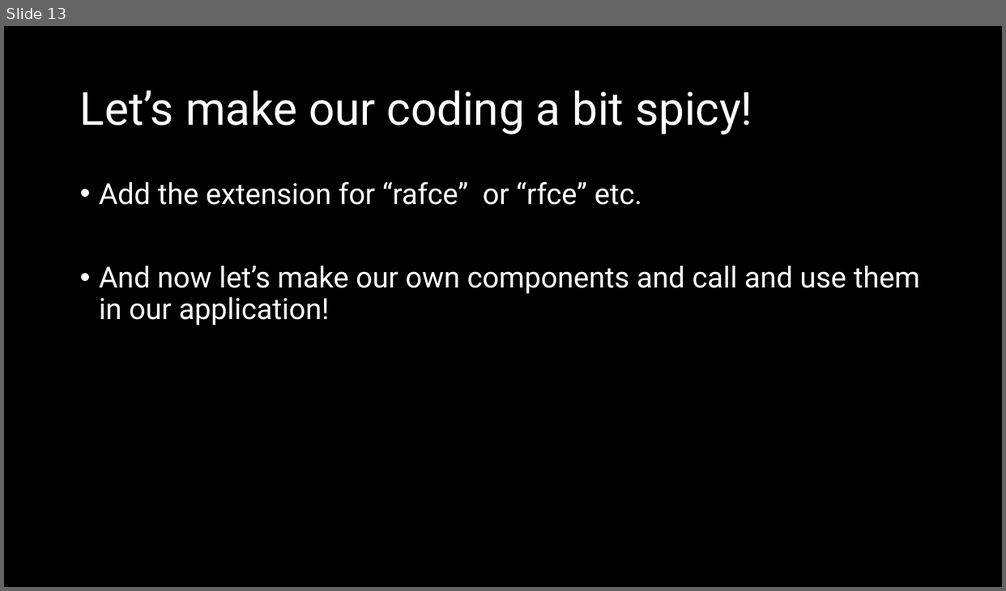
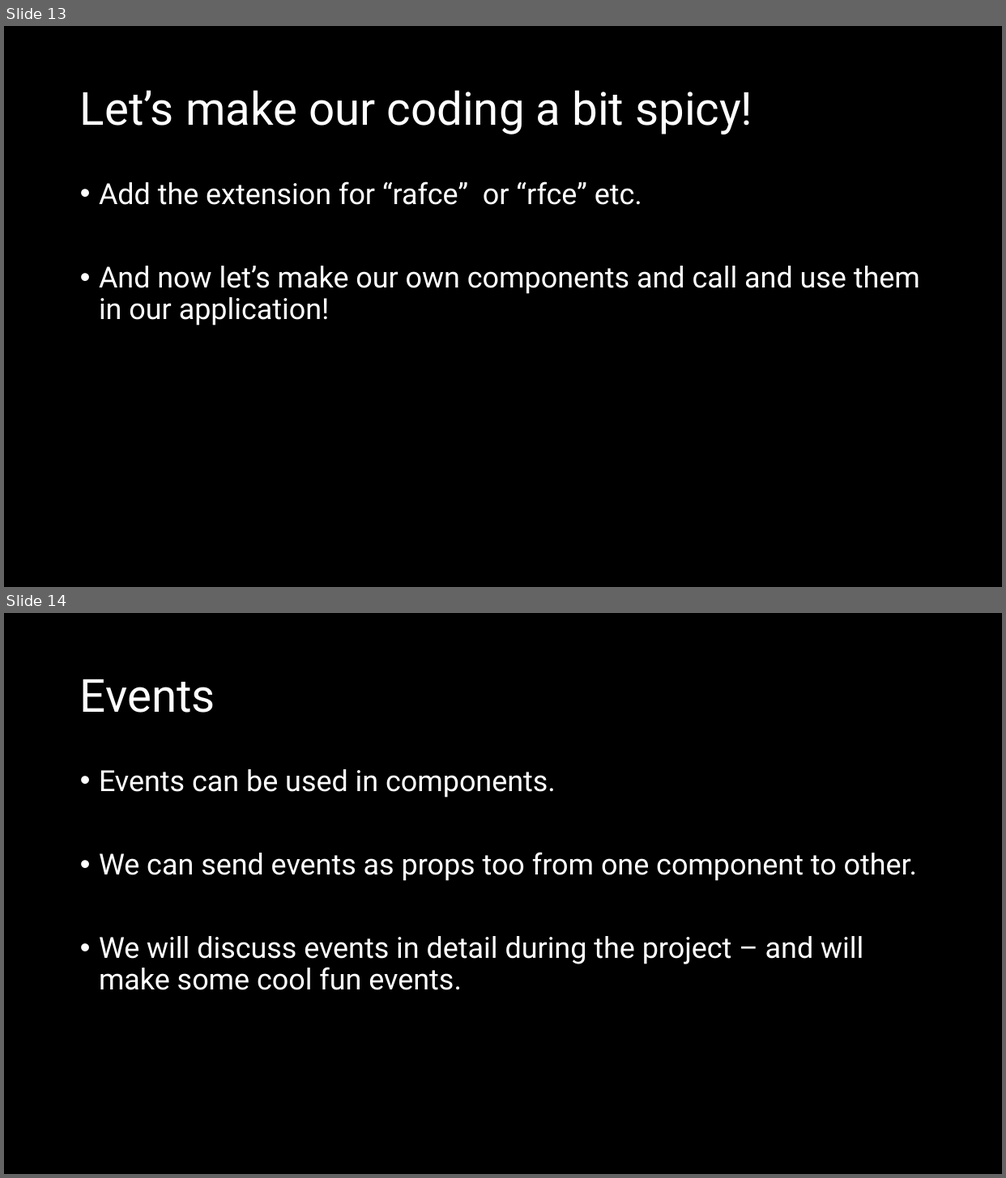
Before and after one commit to natiquekeyin/fall2024, a slide deck: JavaScript/Week10/Week10.pptx. Shown one above the other, each under a label of ours: slide 13 before the commit, slides 13 and 14 after it. The pictures are 1006x591 and 1006x1178 pixels, drawn with LibreOffice and Linux fonts; fonts in the diff are those of the drawing. Boxes give left, top, right and bottom in pixels: in the first picture for what was removed or moved away, otherwise in the second. Text is boxed around its words. In the diff, an @@ line names an element or a change of style, - is before the commit and + after.

```diff
--- a/JavaScript/Week10/Week10.pptx
+++ b/JavaScript/Week10/Week10.pptx
@@ slide 14 added at bbox=[4, 613, 1002, 1174], background #000000 @@
@@ title added at bbox=[80, 679, 215, 713], 44 pt, text #FFFFFF @@
+Events
@@ text added at bbox=[99, 769, 917, 990], 28 pt, text #FFFFFF @@
+• Events can be used in components.
+• We can send events as props too from one component to other.
+• We will discuss events in detail during the project – and will make some cool fun events.
```
Also in this commit, not shown: 1 slide changed, 11 other slides added.
